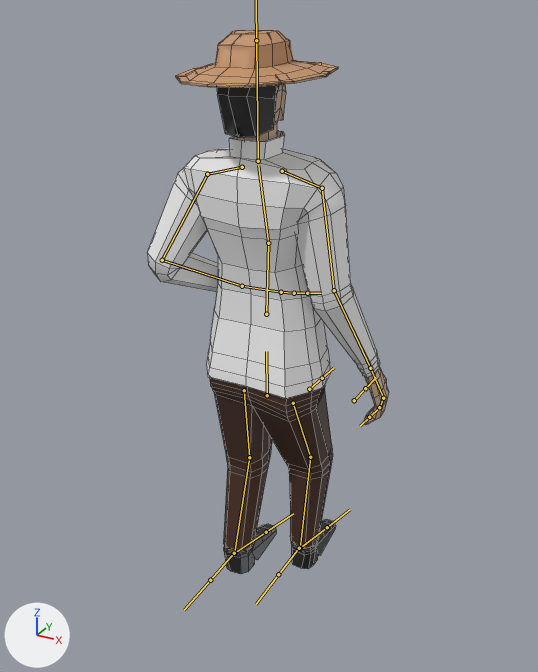
One commit to the FBX model Assets/OutsideAssets/Characters/Special Heroes/Tecson/Tecson (1).fbx: the scene before it, then after it.
Rendered twice from a 50 mm camera at (2.48, -4.72, 4.47) aimed at (-0.09, -0.05, 2.13). Arrows for +X, +Y and +Z are at lower left; the lights stay in place. Both versions are drawn at frame 15 of the action 'Death'; the numbers are the values there. The bones that bend it are drawn over the model as lines. Mesh edges are drawn as thin lines.
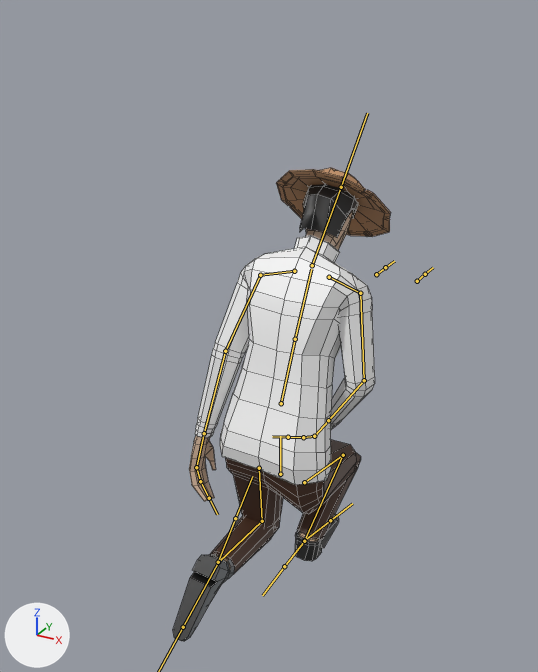
Boxes [x1, y1, x2, y2] around the edits, measured in the pictures (538 x 672 px):
'Cube', posed (10% narrower, 13% shorter): before [147, 30, 388, 574]; after [173, 168, 390, 642]
bone 'Pelvis', root to tip: before (267, 395) to (266, 351); after (280, 474) to (280, 436)
bone 'Spine1', root to tip: before (266, 314) to (268, 243); after (281, 403) to (295, 339)
bone 'Spine2', root to tip: before (268, 243) to (258, 165); after (295, 339) to (311, 269)
bone 'Head', root to tip: before (258, 161) to (256, 40); after (312, 265) to (341, 187)
bone 'UpperArm.L', root to tip: before (207, 174) to (162, 260); after (260, 275) to (225, 351)
bone 'LowerArm.L', root to tip: before (162, 260) to (242, 286); after (225, 351) to (204, 433)
bone 'Hand.L', root to tip: before (242, 286) to (281, 292); after (204, 433) to (196, 467)
bone 'UpperArm.R', root to tip: before (322, 188) to (334, 290); after (360, 293) to (364, 380)
bone 'LowerArm.R', root to tip: before (334, 290) to (370, 368); after (364, 380) to (328, 420)
bone 'UpperLeg.L', root to tip: before (244, 390) to (249, 457); after (259, 468) to (262, 521)
bone 'LowerLeg.L', root to tip: before (249, 457) to (234, 553); after (262, 521) to (218, 562)
bone 'Foot.L', root to tip: before (234, 553) to (266, 532); after (218, 562) to (183, 627)
bone 'UpperLeg.R', root to tip: before (293, 403) to (310, 457); after (304, 482) to (343, 455)
bone 'LowerLeg.R', root to tip: before (310, 457) to (300, 548); after (343, 455) to (304, 540)
bone 'Foot.R', root to tip: before (300, 548) to (327, 527); after (304, 540) to (330, 520)

The edits, one by one:
Bone 'Pelvis' (bone_pelvis) moves from (0.0, -0.13, -0.49) to (0.0, -1.93, 0.01).
Bone 'Spine1' (bone_spine1) turns from (0, 0, 0) to (23, 0, 0) degrees about its own x, y and z.
Bone 'Spine2' (bone_spine2) turns from (-5, -1, 0) to (12, 0, 0) degrees about its own x, y and z.
Bone 'Head' (bone_head) turns from (1, 0, 0) to (6, 0, 0) degrees about its own x, y and z.
Bone 'UpperArm.L' (bone_upperarm_l) turns from (-23, 6, -58) to (2, 14, -72) degrees about its own x, y and z.
Bone 'LowerArm.L' (bone_lowerarm_l) turns from (70, 29, -31) to (8, -8, -3) degrees about its own x, y and z.
Bone 'Hand.L' (bone_hand_l) turns from (7, -3, -42) to (4, 0, -1) degrees about its own x, y and z.
Bone 'UpperArm.R' (bone_upperarm_r) turns from (-3, -14, 73) to (24, -4, 71) degrees about its own x, y and z.
Bone 'LowerArm.R' (bone_lowerarm_r) turns from (13, 7, -5) to (25, -16, 38) degrees about its own x, y and z.
Bone 'UpperLeg.L' (bone_upperleg_l) turns from (5, 0, 1) to (9, 1, 4) degrees about its own x, y and z.
Bone 'LowerLeg.L' (bone_lowerleg_l) turns from (-14, 0, -1) to (-101, -4, -4) degrees about its own x, y and z.
Bone 'Foot.L' (bone_foot_l) turns from (9, 0, 0) to (-47, 4, 1) degrees about its own x, y and z.
Bone 'UpperLeg.R' (bone_upperleg_r) turns from (20, 1, -1) to (78, 4, -4) degrees about its own x, y and z.
Bone 'LowerLeg.R' (bone_lowerleg_r) turns from (-21, 0, 1) to (-121, 6, 3) degrees about its own x, y and z.
Bone 'Foot.R' (bone_foot_r) turns from (0, -1, 0) to (43, -3, -1) degrees about its own x, y and z.
